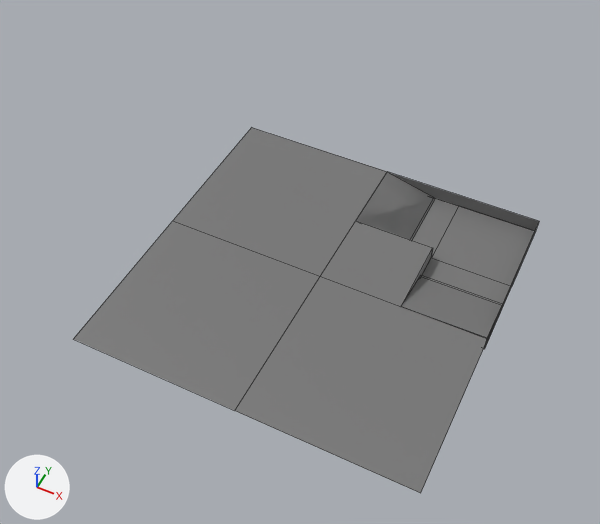
Two versions of the Blender file Assets/Play Areas/Cave.blend, one commit apart.
Before and after are seen from a camera (50 mm lens) standing at (4.01, -8.84, 11.23) and looking at (-0.18, -0.45, 0.74). The axes (+X, +Y, +Z) are drawn at lower left. The lights are the same throughout. Mesh edges are drawn as thin lines.
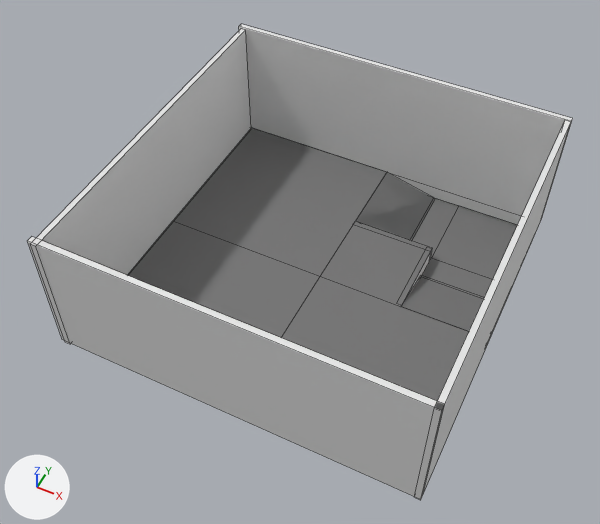
Commit message: Modified cave play area

Changed parts and their boxes [x1, y1, x2, y2] in the pictures (600 x 524 px):
'Plane', reshaped: before [74, 128, 539, 493]; after [128, 128, 517, 401]
'Cube.012', added: after [27, 237, 445, 496]
'Cube.004', added: after [239, 24, 573, 220]
'Cube.006', added: after [31, 29, 251, 344]
'Cube.010', added: after [414, 120, 571, 500]
'Cube.005', added: after [389, 173, 521, 225]
'Cube.008', added: after [405, 250, 432, 300]
part 1 of me_plane_001, cut back: before [389, 172, 539, 349]; after [412, 199, 517, 297]

Patch to the scene script:
```diff
--- a/Assets/Play Areas/Cave.blend.py
+++ b/Assets/Play Areas/Cave.blend.py
@@ me_plane_001 @@
 me_plane_001.from_pydata(...)  # 36 vertices, 16 faces; spans x -3.1..3.1, y -3.1..3.1, z -0.29..0.0
 # verts and faces of me_plane_001; kept vertices keep their numbers, new ones are numbered from 36
+# me_plane_001 part 1
+delete_vertices([19, *range(21, 25), 26, 31, 32, 35])  # with the faces that use them
+delete_faces([(9, 10, 11, 13)])
+faces += [(9, 17, 14, 18), (9, 18, 16, 10), (9, 20, 15, 17)]
 me_plane_001.materials.append(mat_cave_floor)
@@ ob_cube_012 @@
+ob_cube_012 = bpy.data.objects.new('Cube.012', me_cube_013)  # a box spanning x -1.0..1.0, y -1.0..1.0, z -1.0..1.0
+ob_cube_012.location = (-0.06, -3.14, 1.2)
+ob_cube_012.rotation_euler = (0.0, 0.0, 1.571)  # degrees (0, 0, 90)
+ob_cube_012.scale = (0.05, 3.19, 1.2)
@@ ob_cube_004 @@
+ob_cube_004 = bpy.data.objects.new('Cube.004', me_cube_013.copy())
+ob_cube_004.location = (-0.06, 3.12, 1.2)
+ob_cube_004.rotation_euler = (0.0, 0.0, 1.571)  # degrees (0, 0, 90)
+ob_cube_004.scale = (0.05, 3.19, 1.2)
@@ ob_cube_010 @@
+ob_cube_010 = bpy.data.objects.new('Cube.010', me_cube_013.copy())
+ob_cube_010.location = (3.08, -0.07, 1.2)
+ob_cube_010.scale = (0.05, 3.13, 1.2)
@@ ob_cube_006 @@
+ob_cube_006 = bpy.data.objects.new('Cube.006', me_cube_013.copy())
+ob_cube_006.location = (-3.14, -0.07, 1.18)
+ob_cube_006.scale = (0.05, 3.13, 1.2)
@@ ob_cube_008 @@
+ob_cube_008 = bpy.data.objects.new('Cube.008', me_cube_013.copy())
+ob_cube_008.location = (1.5, 0.79, -0.17)
+ob_cube_008.scale = (0.05, 0.74, 0.16)
@@ ob_cube_005 @@
+ob_cube_005 = bpy.data.objects.new('Cube.005', me_cube_013.copy())
+ob_cube_005.location = (1.56, 3.12, -0.14)
+ob_cube_005.rotation_euler = (0.0, 0.0, 1.571)  # degrees (0, 0, 90)
+ob_cube_005.scale = (0.05, 1.5, 0.13)
```
